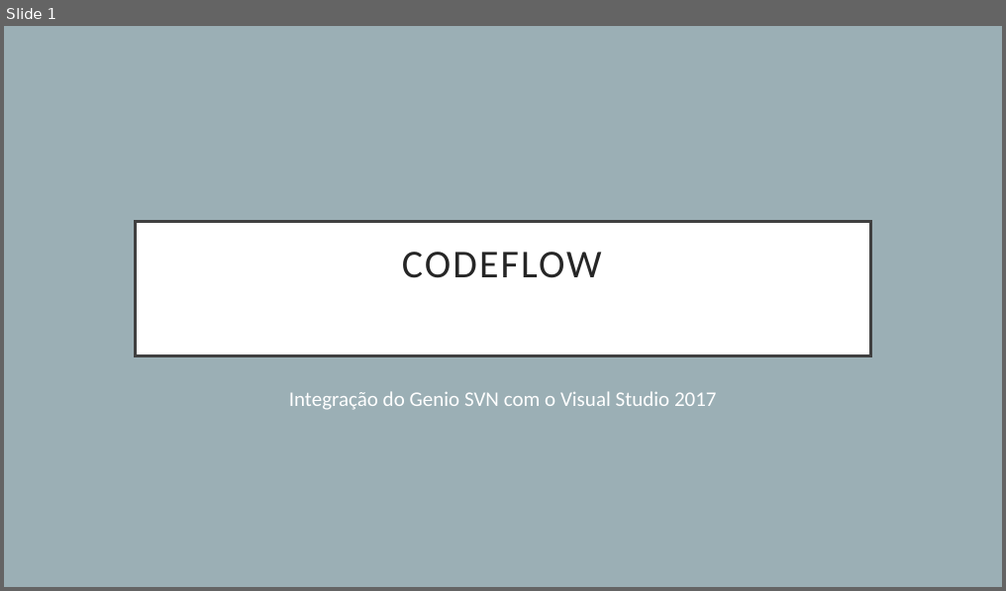
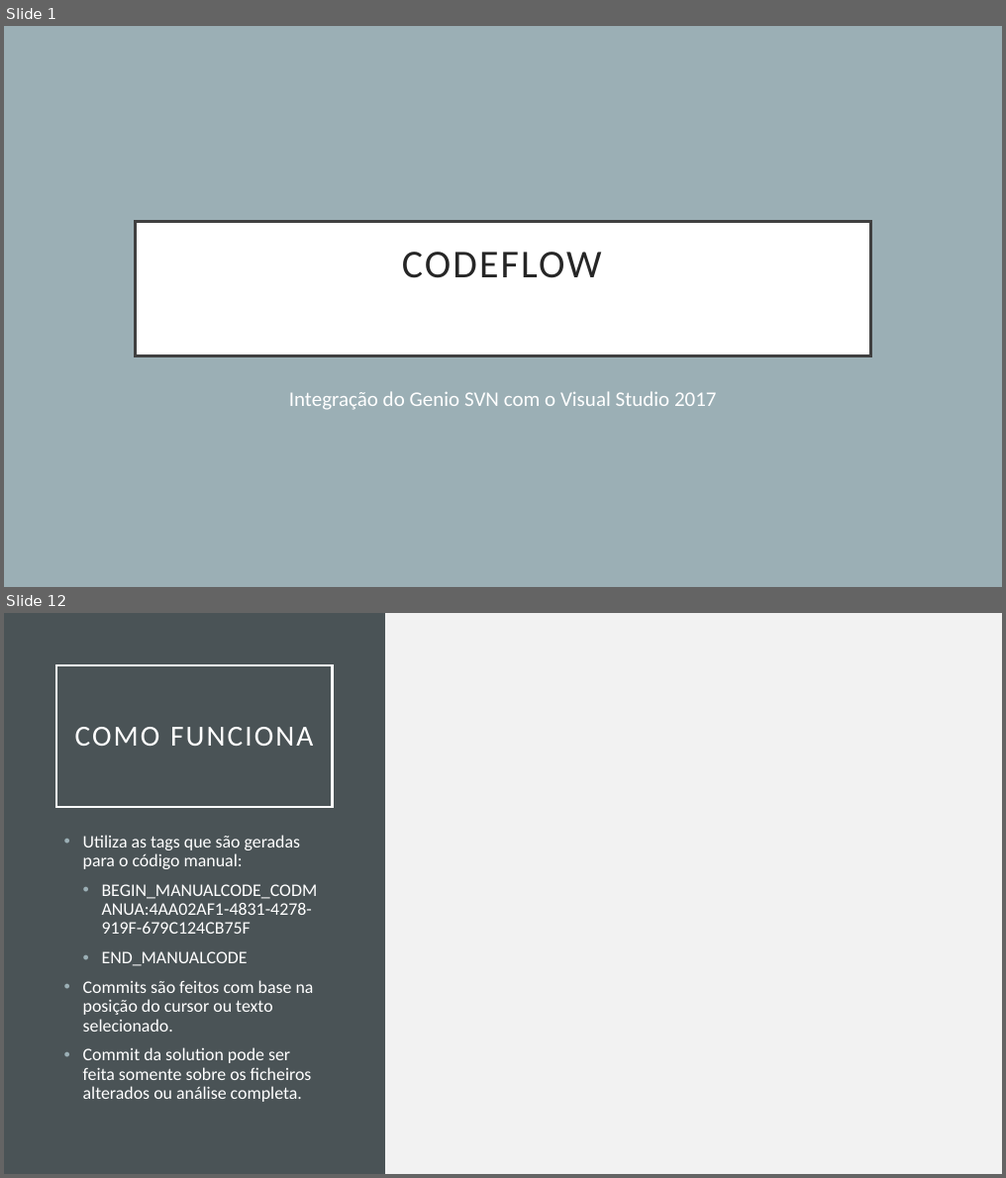
Before and after one commit to tparreira93/CodeFlow, a slide deck: ManualCode/Apresentacao/CodeFlow.pptx. Shown one above the other, each under a label of ours: slide 1 before the commit, slides 1 and 12 after it; the slides between them are not shown. The pictures are 1006x591 and 1006x1178 pixels, drawn with LibreOffice and Linux fonts; fonts in the diff are those of the drawing. Boxes give left, top, right and bottom in pixels: in the first picture for what was removed or moved away, otherwise in the second. Text is boxed around its words. In the diff, an @@ line names an element or a change of style, - is before the commit and + after.

```diff
--- a/ManualCode/Apresentacao/CodeFlow.pptx
+++ b/ManualCode/Apresentacao/CodeFlow.pptx
@@ slide 12 added at (x1=4, y1=613, x2=1002, y2=1174), background #F2F2F2 @@
@@ rectangle added at (x1=4, y1=613, x2=385, y2=1174), fill #4A5356 @@
@@ title added at (x1=56, y1=665, x2=332, y2=807), outline #FFFFFF 2.5 pt, 28 pt, text #FFFFFF @@
+COMO FUNCIONA
@@ text added at (x1=83, y1=835, x2=318, y2=1102), 17 pt, text #FFFFFF @@
+• Utiliza as tags que são geradas para o código manual:
+  • BEGIN_MANUALCODE_CODMANUA:4AA02AF1-4831-4278-919F-679C124CB75F
+  • END_MANUALCODE
+• Commits são feitos com base na posição do cursor ou texto selecionado.
+• Commit da solution pode ser feita somente sobre os ficheiros alterados ou análise completa.
```
Also in this commit, not shown: 6 slides changed, 4 other slides added, 5 other files.
